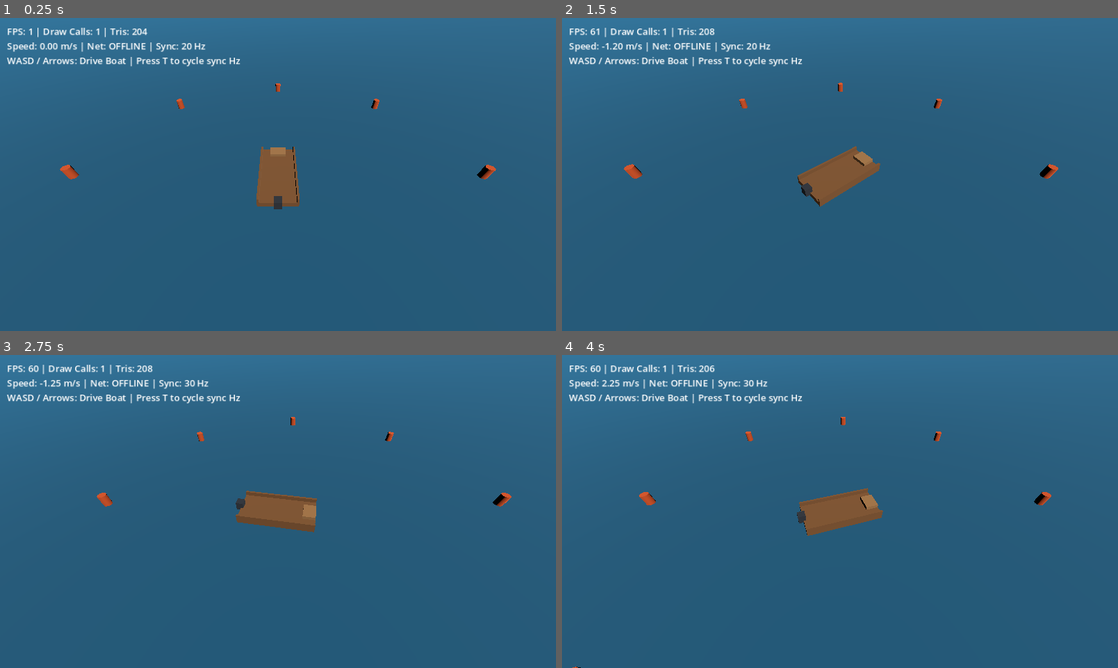
Above: before the commit, frames 1-4 (two rows, left to right).
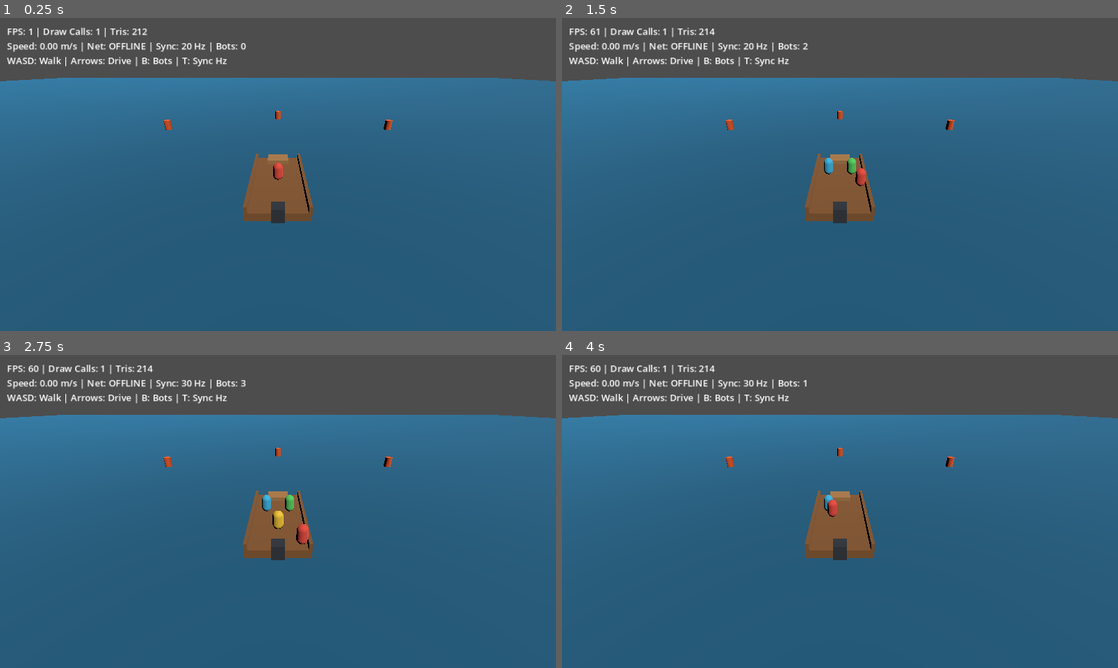
Above: after the commit, the same moments.

Repository: pukseli/kalastuspeli
Game: Godot game, scene res://src/main.tscn
Same seed, same stepped clock (60 frames per second), same inputs: the game is played once before the commit and once after it.
Inputs:
- Up to frame 1 (0.25 s): no input
- Up to frame 2 (1.5 s): tap Enter at 0.5 s; hold D 0.53-1.28 s; tap B at 0.6, 1.35 s; hold S from 1.28 s (still down)
- Up to frame 3 (2.75 s): release S at 2.03 s; hold D from 2.03 s (still down); tap T at 2.1 s; tap B at 2.3 s
- Up to frame 4 (4 s): release D at 2.78 s; hold W 2.78-3.53 s; tap B at 2.85, 3.6 s; hold A from 3.53 s (still down)

The runs differ from the first frame. In frame 1, 23% of the frame differs, in the area x 0-100%, y 0-66%; in frame 2, 24%; in frame 3, 24%; in frame 4, 24%.

Commit message:
feat(slice-03): implement crew on deck, local boat space, collisions, bots, and camera

Diff:
--- /dev/null
+++ b/src/core/simulation/crew_simulator.gd
@@ -0,0 +1,91 @@
+class_name CrewSimulator
+extends RefCounted
+
+const FIXED_DELTA: float = 1.0 / 60.0
+const PLAYER_SPEED: float = 4.0
+const PLAYER_RADIUS: float = 0.35
+const DECK_MIN_X: float = -1.3
+const DECK_MAX_X: float = 1.3
+const DECK_MIN_Z: float = -2.1
+const DECK_MAX_Z: float = 3.0
+const DECK_SURFACE_Y: float = 0.25
+const MAX_BOTS: int = 3
+
+const BOT_SPAWNS: Array[Vector3] = [
+	Vector3(-0.8, DECK_SURFACE_Y, -0.8),
+	Vector3(0.8, DECK_SURFACE_Y, -0.8),
+	Vector3(0.0, DECK_SURFACE_Y, 1.5),
+]
+
+
+func sync_bots(state: GameState, bot_count: int) -> void:
+	var target := clampi(bot_count, 0, MAX_BOTS)
+	for idx in range(1, MAX_BOTS + 1):
+		var bot_id := -idx
+		if idx <= target:
+			var existed := state.players.has(bot_id)
+			var bot := state.ensure_player(bot_id, true)
+			bot.is_bot = true
+			bot.color_index = idx % 4
+			if not existed:
+				bot.local_position = BOT_SPAWNS[idx - 1]
+		else:
+			state.remove_player(bot_id)
+
+
+func step(state: GameState, inputs: Dictionary, delta: float = FIXED_DELTA) -> void:
+	var ids: Array[int] = []
+	for key in state.players.keys():
+		ids.append(int(key))
+	ids.sort()
+
+	for pid in ids:
+		var player: PlayerState = state.players[pid]
+		if not player.is_bot and inputs.has(pid):
+			var move := _extract_move_vector(inputs[pid])
+			if move.length() > 1.0:
+				move = move.normalized()
+			player.local_position.x += move.x * PLAYER_SPEED * delta
+			player.local_position.z += move.y * PLAYER_SPEED * delta
+		_clamp_to_deck(player)
+
+	var min_dist := PLAYER_RADIUS * 2.0
+	var min_dist_sq := min_dist * min_dist
+	for i in range(ids.size()):
+		var pa: PlayerState = state.players[ids[i]]
+		for j in range(i + 1, ids.size()):
+			var pb: PlayerState = state.players[ids[j]]
+			var dx := pb.local_position.x - pa.local_position.x
+			var dz := pb.local_position.z - pa.local_position.z
+			var dist_sq := dx * dx + dz * dz
+			if dist_sq < min_dist_sq:
+				var dir_x := 1.0
+				var dir_z := 0.0
+				var dist := sqrt(dist_sq)
+				if dist > 0.0001:
+					dir_x = dx / dist
+					dir_z = dz / dist
+				var push := (min_dist - dist) * 0.5
+				pa.local_position.x -= dir_x * push
+				pa.local_position.z -= dir_z * push
+				pb.local_position.x += dir_x * push
+				pb.local_position.z += dir_z * push
+
+	for pid in ids:
+		_clamp_to_deck(state.players[pid] as PlayerState)
+
+
+func _extract_move_vector(raw_input: Variant) -> Vector2:
+	if raw_input is PlayerInput:
+		var pi := raw_input as PlayerInput
+		return Vector2(pi.move_x, pi.move_z)
+	if raw_input is Dictionary:
+		var d := raw_input as Dictionary
+		return Vector2(float(d.get("move_x", 0.0)), float(d.get("move_z", 0.0)))
+	return Vector2.ZERO
+
+
+func _clamp_to_deck(player: PlayerState) -> void:
+	player.local_position.x = clampf(player.local_position.x, DECK_MIN_X, DECK_MAX_X)
+	player.local_position.y = DECK_SURFACE_Y
+	player.local_position.z = clampf(player.local_position.z, DECK_MIN_Z, DECK_MAX_Z)
--- /dev/null
+++ b/src/core/state/game_state.gd
@@ -0,0 +1,56 @@
+class_name GameState
+extends RefCounted
+
+var tick: int = 0
+var boat: BoatState = BoatState.new()
+var players: Dictionary = {}
+
+
+func ensure_player(peer_id: int, is_bot: bool = false) -> PlayerState:
+	if players.has(peer_id):
+		return players[peer_id] as PlayerState
+	var player := PlayerState.new()
+	player.peer_id = peer_id
+	player.is_bot = is_bot
+	player.color_index = absi(peer_id) % 4 if is_bot else posmod(peer_id - 1, 4)
+	players[peer_id] = player
+	return player
+
+
+func remove_player(peer_id: int) -> void:
+	players.erase(peer_id)
+
+
+func to_dict() -> Dictionary:
+	var serialized_players: Dictionary = {}
+	for peer_id in players:
+		var player: PlayerState = players[peer_id]
+		serialized_players[int(peer_id)] = player.to_dict()
+	return {
+		"tick": tick,
+		"boat": boat.to_dict(),
+		"players": serialized_players,
+	}
+
+
+func from_dict(data: Dictionary) -> void:
+	tick = int(data.get("tick", 0))
+	var boat_data: Variant = data.get("boat", {})
+	if boat_data is Dictionary:
+		boat.from_dict(boat_data)
+
+	var raw_players: Variant = data.get("players", {})
+	var incoming_ids: Dictionary = {}
+	if raw_players is Dictionary:
+		for raw_key in raw_players:
+			var pid := int(raw_key)
+			var p_data: Variant = raw_players[raw_key]
+			if p_data is Dictionary:
+				incoming_ids[pid] = true
+				var player := ensure_player(pid, bool(p_data.get("is_bot", false)))
+				player.from_dict(p_data)
+				player.peer_id = pid
+
+	for existing_key in players.keys():
+		if not incoming_ids.has(existing_key):
+			players.erase(existing_key)
--- a/src/core/state/player_input.gd
+++ b/src/core/state/player_input.gd
@@ -3,15 +3,21 @@
 
 var throttle: float = 0.0
 var steering: float = 0.0
+var move_x: float = 0.0
+var move_z: float = 0.0
 
 
 func to_dict() -> Dictionary:
 	return {
 		"throttle": throttle,
 		"steering": steering,
+		"move_x": move_x,
+		"move_z": move_z,
 	}
 
 
 func from_dict(data: Dictionary) -> void:
 	throttle = float(data.get("throttle", 0.0))
 	steering = float(data.get("steering", 0.0))
+	move_x = float(data.get("move_x", 0.0))
+	move_z = float(data.get("move_z", 0.0))
--- /dev/null
+++ b/src/core/state/player_state.gd
@@ -0,0 +1,29 @@
+class_name PlayerState
+extends RefCounted
+
+var peer_id: int = 1
+var local_position: Vector3 = Vector3(0.0, 0.25, 0.0)
+var color_index: int = 0
+var is_bot: bool = false
+
+
+func to_dict() -> Dictionary:
+	return {
+		"peer_id": peer_id,
+		"x": local_position.x,
+		"y": local_position.y,
+		"z": local_position.z,
+		"color_index": color_index,
+		"is_bot": is_bot,
+	}
+
+
+func from_dict(data: Dictionary) -> void:
+	peer_id = int(data.get("peer_id", 1))
+	local_position = Vector3(
+		float(data.get("x", 0.0)),
+		float(data.get("y", 0.25)),
+		float(data.get("z", 0.0))
+	)
+	color_index = int(data.get("color_index", 0))
+	is_bot = bool(data.get("is_bot", false))
--- a/src/main.gd
+++ b/src/main.gd
@@ -1,8 +1,9 @@
 extends Node
 
-var boat_state: BoatState = BoatState.new()
+var game_state: GameState = GameState.new()
 var player_input: PlayerInput = PlayerInput.new()
-var simulator: BoatSimulator = BoatSimulator.new()
+var boat_simulator: BoatSimulator = BoatSimulator.new()
+var crew_simulator: CrewSimulator = CrewSimulator.new()
 var network_manager: NetworkManager
 var world_view: WorldView
 
@@ -15,42 +16,58 @@
 	if cli_args.is_empty():
 		cli_args = OS.get_cmdline_args()
 	network_manager.configure_from_args(cli_args)
-	network_manager.snapshot_received.connect(_on_snapshot_received)
+	network_manager.game_snapshot_received.connect(_on_game_snapshot_received)
 	network_manager.start_session()
 
 	world_view = WorldView.new()
 	add_child(world_view)
-	world_view.apply_state(boat_state, network_manager.get_status_text())
+	world_view.apply_game_state(game_state, network_manager.get_status_text())
 
 
 func _unhandled_key_input(event: InputEvent) -> void:
 	if event is InputEventKey and event.pressed and not event.echo:
 		if event.physical_keycode == KEY_T or event.keycode == KEY_T:
 			network_manager.cycle_sync_rate()
+		elif event.physical_keycode == KEY_B or event.keycode == KEY_B:
+			if network_manager.is_authority():
+				network_manager.cycle_bot_count()
 
 
 func _physics_process(_delta: float) -> void:
 	_read_local_input()
-	network_manager.step_network_tick(boat_state, player_input, simulator)
-	world_view.apply_state(boat_state, network_manager.get_status_text())
+	network_manager.step_game_tick(game_state, player_input, boat_simulator, crew_simulator)
+	world_view.apply_game_state(game_state, network_manager.get_status_text())
 
 
-func _on_snapshot_received(snapshot: Dictionary) -> void:
-	network_manager.apply_remote_snapshot(boat_state, snapshot)
+func _on_game_snapshot_received(snapshot: Dictionary) -> void:
+	network_manager.apply_game_snapshot(game_state, snapshot)
 
 
 func _read_local_input() -> void:
+	var move_x := 0.0
+	var move_z := 0.0
+	if Input.is_physical_key_pressed(KEY_W):
+		move_z -= 1.0
+	if Input.is_physical_key_pressed(KEY_S):
+		move_z += 1.0
+	if Input.is_physical_key_pressed(KEY_A):
+		move_x -= 1.0
+	if Input.is_physical_key_pressed(KEY_D):
+		move_x += 1.0
+
 	var throttle := 0.0
-	if Input.is_physical_key_pressed(KEY_W) or Input.is_physical_key_pressed(KEY_UP):
+	if Input.is_physical_key_pressed(KEY_UP):
 		throttle += 1.0
-	if Input.is_physical_key_pressed(KEY_S) or Input.is_physical_key_pressed(KEY_DOWN):
+	if Input.is_physical_key_pressed(KEY_DOWN):
 		throttle -= 1.0
 
 	var steering := 0.0
-	if Input.is_physical_key_pressed(KEY_A) or Input.is_physical_key_pressed(KEY_LEFT):
+	if Input.is_physical_key_pressed(KEY_LEFT):
 		steering += 1.0
-	if Input.is_physical_key_pressed(KEY_D) or Input.is_physical_key_pressed(KEY_RIGHT):
+	if Input.is_physical_key_pressed(KEY_RIGHT):
 		steering -= 1.0
 
+	player_input.move_x = move_x
+	player_input.move_z = move_z
 	player_input.throttle = throttle
 	player_input.steering = steering
--- a/src/network/network_manager.gd
+++ b/src/network/network_manager.gd
@@ -2,6 +2,7 @@
 extends Node
 
 signal snapshot_received(snapshot: Dictionary)
+signal game_snapshot_received(snapshot: Dictionary)
 
 const DEFAULT_PORT: int = 7777
 const DEFAULT_ADDRESS: String = "127.0.0.1"
@@ -13,10 +14,13 @@
 var address: String = DEFAULT_ADDRESS
 var port: int = DEFAULT_PORT
 var sync_rate_hz: int = DEFAULT_SYNC_HZ
+var bot_count: int = 0
 var transport: NetworkTransport = NetworkTransport.new()
 
 var _tick_counter: int = 0
 var _client_inputs: Dictionary = {}
+var _connected_peers: Dictionary = {}
+var _disconnected_peers: Array[int] = []
 var _combined_input: PlayerInput = PlayerInput.new()
 
 
@@ -25,6 +29,7 @@
 	var parsed_address: String = DEFAULT_ADDRESS
 	var parsed_port: int = DEFAULT_PORT
 	var parsed_sync_hz: int = DEFAULT_SYNC_HZ
+	var parsed_bots: int = 0
 
 	var i := 0
 	while i < args.size():
@@ -45,6 +50,10 @@
 				if i + 1 < args.size() and args[i + 1].is_valid_int():
 					parsed_sync_hz = clampi(int(args[i + 1]), 1, PHYSICS_HZ)
 					i += 1
+			"--bots":
+				if i + 1 < args.size() and args[i + 1].is_valid_int():
+					parsed_bots = clampi(int(args[i + 1]), 0, CrewSimulator.MAX_BOTS)
+					i += 1
 		i += 1
 
 	return {
@@ -52,6 +61,7 @@
 		"address": parsed_address,
 		"port": parsed_port,
 		"sync_hz": parsed_sync_hz,
+		"bots": parsed_bots,
 	}
 
 
@@ -61,6 +71,7 @@
 	address = str(cfg.get("address", DEFAULT_ADDRESS))
 	port = int(cfg.get("port", DEFAULT_PORT))
 	set_sync_rate_hz(int(cfg.get("sync_hz", DEFAULT_SYNC_HZ)))
+	set_bot_count(int(cfg.get("bots", 0)))
 
 
 func start_session() -> Error:
@@ -74,6 +85,8 @@
 		if host_peer == null:
 			return ERR_CANT_CREATE
 		multiplayer.multiplayer_peer = host_peer
+		if not multiplayer.peer_connected.is_connected(_on_peer_connected):
+			multiplayer.peer_connected.connect(_on_peer_connected)
 		if not multiplayer.peer_disconnected.is_connected(_on_peer_disconnected):
 			multiplayer.peer_disconnected.connect(_on_peer_disconnected)
 		return OK
@@ -99,6 +112,15 @@
 	return sync_rate_hz
 
 
+func set_bot_count(count: int) -> void:
+	bot_count = clampi(count, 0, CrewSimulator.MAX_BOTS)
+
+
+func cycle_bot_count() -> int:
+	bot_count = (bot_count + 1) % (CrewSimulator.MAX_BOTS + 1)
+	return bot_count
+
+
 func get_snapshot_interval_ticks() -> int:
 	return maxi(1, roundi(float(PHYSICS_HZ) / float(sync_rate_hz)))
 
@@ -111,6 +133,8 @@
 	_client_inputs[peer_id] = {
 		"throttle": clampf(float(input_dict.get("throttle", 0.0)), -1.0, 1.0),
 		"steering": clampf(float(input_dict.get("steering", 0.0)), -1.0, 1.0),
+		"move_x": clampf(float(input_dict.get("move_x", 0.0)), -1.0, 1.0),
+		"move_z": clampf(float(input_dict.get("move_z", 0.0)), -1.0, 1.0),
 	}
 
 
@@ -142,14 +166,51 @@
 	return {}
 
 
+func step_game_tick(game_state: GameState, local_input: PlayerInput, boat_sim: BoatSimulator, crew_sim: CrewSimulator) -> Dictionary:
+	if is_authority():
+		for disconnected_id in _disconnected_peers:
+			game_state.remove_player(disconnected_id)
+		_disconnected_peers.clear()
+
+		game_state.ensure_player(1, false)
+		var crew_inputs: Dictionary = {1: local_input}
+		for peer_id in _client_inputs:
+			var pid := int(peer_id)
+			game_state.ensure_player(pid, false)
+			crew_inputs[pid] = _client_inputs[peer_id]
+
+		crew_sim.sync_bots(game_state, bot_count)
+		var combined := get_combined_input(local_input)
+		boat_sim.step(game_state.boat, combined, BoatSimulator.FIXED_DELTA)
+		crew_sim.step(game_state, crew_inputs, CrewSimulator.FIXED_DELTA)
+		game_state.tick += 1
+		_tick_counter += 1
+		if _tick_counter % get_snapshot_interval_ticks() == 0:
+			var snapshot := game_state.to_dict()
+			if mode == "host" and _has_active_peer():
+				rpc_sync_game_state.rpc(snapshot)
+			return snapshot
+		return {}
+
+	if _is_client_connected():
+		rpc_submit_client_input.rpc_id(1, local_input.to_dict())
+	return {}
+
+
 func apply_remote_snapshot(boat_state: BoatState, snapshot: Dictionary) -> void:
 	if snapshot.is_empty():
 		return
 	boat_state.from_dict(snapshot)
 
 
+func apply_game_snapshot(game_state: GameState, snapshot: Dictionary) -> void:
+	if snapshot.is_empty():
+		return
+	game_state.from_dict(snapshot)
+
+
 func get_status_text() -> String:
-	return "Net: %s | Sync: %d Hz" % [mode.to_upper(), sync_rate_hz]
+	return "Net: %s | Sync: %d Hz | Bots: %d" % [mode.to_upper(), sync_rate_hz, bot_count]
 
 
 @rpc("any_peer", "call_remote", "unreliable_ordered")
@@ -169,8 +230,29 @@
 	snapshot_received.emit(snapshot)
 
 
+@rpc("authority", "call_remote", "unreliable_ordered")
+func rpc_sync_game_state(snapshot: Dictionary) -> void:
+	if is_authority():
+		return
+	game_snapshot_received.emit(snapshot)
+
+
+func _on_peer_connected(peer_id: int) -> void:
+	_connected_peers[peer_id] = true
+	if not _client_inputs.has(peer_id):
+		_client_inputs[peer_id] = {
+			"throttle": 0.0,
+			"steering": 0.0,
+			"move_x": 0.0,
+			"move_z": 0.0,
+		}
+
+
 func _on_peer_disconnected(peer_id: int) -> void:
 	_client_inputs.erase(peer_id)
+	_connected_peers.erase(peer_id)
+	if not _disconnected_peers.has(peer_id):
+		_disconnected_peers.append(peer_id)
 
 
 func _has_active_peer() -> bool:
--- a/src/view/boat_view.gd
+++ b/src/view/boat_view.gd
@@ -1,5 +1,8 @@
 class_name BoatView
 extends Node3D
+
+var players_container: Node3D
+var _player_views: Dictionary = {}
 
 
 func _init() -> void:
@@ -25,6 +28,10 @@
 	# Outboard Motor Box at stern (+Z)
 	add_child(_make_box(Vector3(0.7, 0.8, 0.7), Vector3(0.0, 0.4, 3.7), motor_mat))
 
+	players_container = Node3D.new()
+	players_container.name = "PlayersContainer"
+	add_child(players_container)
+
 
 func _make_box(box_size: Vector3, pos: Vector3, mat: StandardMaterial3D) -> MeshInstance3D:
 	var mesh_instance := MeshInstance3D.new()
@@ -39,3 +46,27 @@
 func apply_state(boat: BoatState) -> void:
 	position = boat.world_position
 	rotation.y = boat.heading
+
+
+func apply_players(players: Dictionary) -> void:
+	for pid in _player_views.keys():
+		if not players.has(pid):
+			var stale_view: PlayerView = _player_views[pid]
+			_player_views.erase(pid)
+			players_container.remove_child(stale_view)
+			if stale_view.is_inside_tree():
+				stale_view.queue_free()
+			else:
+				stale_view.free()
+
+	for pid in players:
+		var player_state: PlayerState = players[pid]
+		var view: PlayerView
+		if _player_views.has(pid):
+			view = _player_views[pid] as PlayerView
+		else:
+			view = PlayerView.new()
+			view.name = "Player_%d" % int(pid)
+			players_container.add_child(view)
+			_player_views[pid] = view
+		view.apply_state(player_state)
--- /dev/null
+++ b/src/view/player_view.gd
@@ -0,0 +1,42 @@
+class_name PlayerView
+extends Node3D
+
+const PALETTE: Array[Color] = [
+	Color(0.92, 0.30, 0.25),
+	Color(0.25, 0.72, 0.90),
+	Color(0.35, 0.82, 0.38),
+	Color(0.95, 0.78, 0.22),
+]
+
+var _mesh_instance: MeshInstance3D
+var _material: StandardMaterial3D
+var _color_index: int = -1
+
+
+func _init() -> void:
+	_material = StandardMaterial3D.new()
+	var capsule := CapsuleMesh.new()
+	capsule.radius = 0.32
+	capsule.height = 1.2
+	capsule.radial_segments = 8
+	capsule.rings = 4
+	capsule.material = _material
+
+	_mesh_instance = MeshInstance3D.new()
+	_mesh_instance.mesh = capsule
+	_mesh_instance.position = Vector3(0.0, capsule.height * 0.5, 0.0)
+	add_child(_mesh_instance)
+	set_color_index(0)
+
+
+func set_color_index(index: int) -> void:
+	var normalized := posmod(index, PALETTE.size())
+	if normalized == _color_index:
+		return
+	_color_index = normalized
+	_material.albedo_color = PALETTE[normalized]
+
+
+func apply_state(player: PlayerState) -> void:
+	position = player.local_position
+	set_color_index(player.color_index)
--- a/src/view/world_view.gd
+++ b/src/view/world_view.gd
@@ -1,12 +1,13 @@
 class_name WorldView
 extends Node3D
 
-const CAMERA_OFFSET := Vector3(0.0, 14.0, 14.0)
+const CAMERA_OFFSET := Vector3(0.0, 7.0, 12.0)
+const CAMERA_PITCH_DEG: float = -28.0
 
 var boat_view: BoatView
 var camera: Camera3D
 var hud_label: Label
-var net_status_text: String = "Net: OFFLINE | Sync: 20 Hz"
+var net_status_text: String = "Net: OFFLINE | Sync: 20 Hz | Bots: 0"
 
 
 func _init() -> void:
@@ -48,7 +49,7 @@
 
 	camera = Camera3D.new()
 	camera.position = CAMERA_OFFSET
-	camera.rotation_degrees = Vector3(-45.0, 0.0, 0.0)
+	camera.rotation = Vector3(deg_to_rad(CAMERA_PITCH_DEG), 0.0, 0.0)
 	add_child(camera)
 
 	hud_label = Label.new()
@@ -60,12 +61,25 @@
 	if not net_info.is_empty():
 		net_status_text = net_info
 	boat_view.apply_state(boat)
-	camera.position = boat.world_position + CAMERA_OFFSET
+	_update_camera_and_hud(boat)
+
+
+func apply_game_state(game_state: GameState, net_info: String = "") -> void:
+	if not net_info.is_empty():
+		net_status_text = net_info
+	boat_view.apply_state(game_state.boat)
+	boat_view.apply_players(game_state.players)
+	_update_camera_and_hud(game_state.boat)
+
+
+func _update_camera_and_hud(boat: BoatState) -> void:
+	camera.position = boat.world_position + CAMERA_OFFSET.rotated(Vector3.UP, boat.heading)
+	camera.rotation = Vector3(deg_to_rad(CAMERA_PITCH_DEG), boat.heading, 0.0)
 
 	var fps := Engine.get_frames_per_second()
 	var draw_calls := int(Performance.get_monitor(Performance.RENDER_TOTAL_DRAW_CALLS_IN_FRAME))
 	var primitives := int(Performance.get_monitor(Performance.RENDER_TOTAL_PRIMITIVES_IN_FRAME))
-	hud_label.text = "FPS: %d | Draw Calls: %d | Tris: %d\nSpeed: %.2f m/s | %s\nWASD / Arrows: Drive Boat | Press T to cycle sync Hz" % [
+	hud_label.text = "FPS: %d | Draw Calls: %d | Tris: %d\nSpeed: %.2f m/s | %s\nWASD: Walk | Arrows: Drive | B: Bots | T: Sync Hz" % [
 		fps,
 		draw_calls,
 		primitives,
--- /dev/null
+++ b/tests/test_03_crew_on_deck.gd
@@ -0,0 +1,111 @@
+extends "res://tests/test_case.gd"
+
+
+func test_player_moves_in_boat_local_space_and_clamps_to_deck() -> void:
+	var state := GameState.new()
+	var p1 := state.ensure_player(1)
+	p1.local_position = Vector3(0.0, CrewSimulator.DECK_SURFACE_Y, 0.0)
+	var sim := CrewSimulator.new()
+	var input := PlayerInput.new()
+	input.move_z = -1.0
+
+	for _i in range(120):
+		sim.step(state, {1: input}, CrewSimulator.FIXED_DELTA)
+
+	assert_almost_eq(p1.local_position.z, CrewSimulator.DECK_MIN_Z, 0.001, "Player should clamp to bow deck bound (-2.1)")
+	assert_almost_eq(p1.local_position.y, CrewSimulator.DECK_SURFACE_Y, 0.001, "Player should stay at DECK_SURFACE_Y (0.25)")
+
+
+func test_player_to_player_collision_separates_overlapping_players() -> void:
+	var state := GameState.new()
+	var p1 := state.ensure_player(1)
+	var p2 := state.ensure_player(2)
+	p1.local_position = Vector3(0.0, CrewSimulator.DECK_SURFACE_Y, 0.0)
+	p2.local_position = Vector3(0.0, CrewSimulator.DECK_SURFACE_Y, 0.0)
+	var sim := CrewSimulator.new()
+
+	sim.step(state, {}, CrewSimulator.FIXED_DELTA)
+
+	var dx := p1.local_position.x - p2.local_position.x
+	var dz := p1.local_position.z - p2.local_position.z
+	var dist := sqrt(dx * dx + dz * dz)
+	assert_true(dist >= (CrewSimulator.PLAYER_RADIUS * 2.0) - 0.001, "Overlapping players must separate to >= 2 * PLAYER_RADIUS")
+	assert_true(p1.local_position.x >= CrewSimulator.DECK_MIN_X and p1.local_position.x <= CrewSimulator.DECK_MAX_X, "Player 1 stays inside deck X bounds")
+	assert_true(p2.local_position.x >= CrewSimulator.DECK_MIN_X and p2.local_position.x <= CrewSimulator.DECK_MAX_X, "Player 2 stays inside deck X bounds")
+
+
+func test_bot_count_cli_and_cycle_spawns_and_removes_bots() -> void:
+	var cfg := NetworkManager.parse_cli_args(PackedStringArray(["--bots", "2"]))
+	assert_eq(cfg.get("bots"), 2, "--bots 2 should parse bot count 2")
+
+	var net := NetworkManager.new()
+	net.configure_from_args(PackedStringArray(["--bots", "2"]))
+	var state := GameState.new()
+	var boat_sim := BoatSimulator.new()
+	var crew_sim := CrewSimulator.new()
+	var local_input := PlayerInput.new()
+
+	net.step_game_tick(state, local_input, boat_sim, crew_sim)
+	assert_true(state.players.has(-1) and state.players.has(-2), "Bots -1 and -2 should be spawned")
+	assert_true(not state.players.has(-3), "Bot -3 should not exist when bot_count == 2")
+	assert_true((state.players[-1] as PlayerState).is_bot, "Bot -1 must have is_bot == true")
+
+	assert_eq(net.cycle_bot_count(), 3, "Cycle 2 -> 3")
+	net.step_game_tick(state, local_input, boat_sim, crew_sim)
+	assert_true(state.players.has(-3), "Bot -3 should spawn at bot_count == 3")
+
+	assert_eq(net.cycle_bot_count(), 0, "Cycle 3 -> 0")
+	net.step_game_tick(state, local_input, boat_sim, crew_sim)
+	assert_true(not state.players.has(-1) and not state.players.has(-2) and not state.players.has(-3), "All bots removed at bot_count == 0")
+	net.free()
+
+
+func test_game_state_network_sync_replicates_boat_and_crew() -> void:
+	var host_net := NetworkManager.new()
+	host_net.configure_from_args(PackedStringArray(["--host", "--sync-hz", "60"]))
+	var client_net := NetworkManager.new()
+	client_net.configure_from_args(PackedStringArray(["--join", "127.0.0.1"]))
+
+	var host_state := GameState.new()
+	var client_state := GameState.new()
+	var boat_sim := BoatSimulator.new()
+	var crew_sim := CrewSimulator.new()
+	var host_input := PlayerInput.new()
+	host_input.throttle = 1.0
+
+	host_net.receive_client_input(2, {"throttle": 0.0, "steering": 0.0, "move_x": 1.0, "move_z": 0.0})
+	var snapshot: Dictionary = {}
+	for _i in range(15):
+		snapshot = host_net.step_game_tick(host_state, host_input, boat_sim, crew_sim)
+
+	assert_true(not snapshot.is_empty(), "Host at 60 Hz should emit GameState snapshot")
+	client_net.apply_game_snapshot(client_state, snapshot)
+
+	assert_true(client_state.boat.forward_speed > 0.5, "Client receives replicated boat forward_speed")
+	assert_true(client_state.players.has(1) and client_state.players.has(2), "Client receives both host (1) and client (2) players")
+	var client_p2: PlayerState = client_state.players[2]
+	assert_true(client_p2.local_position.x > 0.2, "Client player 2 local_position.x advanced from move_x input")
+
+	host_net.free()
+	client_net.free()
+
+
+func test_view_parents_player_to_boat_and_rotates_camera_with_heading() -> void:
+	var world := WorldView.new()
+	var state := GameState.new()
+	state.boat.world_position = Vector3(5.0, 0.0, -3.0)
+	state.boat.heading = PI / 2.0
+	var p1 := state.ensure_player(1)
+	p1.local_position = Vector3(0.5, CrewSimulator.DECK_SURFACE_Y, -1.0)
+
+	world.apply_game_state(state)
+
+	var players_container := world.boat_view.get_node_or_null("PlayersContainer")
+	assert_true(players_container != null, "BoatView must have a PlayersContainer child node")
+	assert_eq(players_container.get_child_count(), 1, "PlayersContainer should contain 1 PlayerView")
+	var p_view := players_container.get_child(0) as Node3D
+	assert_almost_eq(p_view.position.x, 0.5, 0.001, "PlayerView local x matches PlayerState")
+	assert_almost_eq(p_view.position.z, -1.0, 0.001, "PlayerView local z matches PlayerState")
+	assert_almost_eq(world.camera.rotation.y, PI / 2.0, 0.001, "Camera rotation.y follows boat heading")
+	assert_almost_eq(world.camera.rotation_degrees.x, -28.0, 0.01, "Camera pitch is -28 degrees")
+	free_node(world)
Not shown, changed: specs/01-state-schema.md
Not shown, changed: specs/02-roadmap.md
Not shown, added: specs/slices/03-crew-on-deck.md
